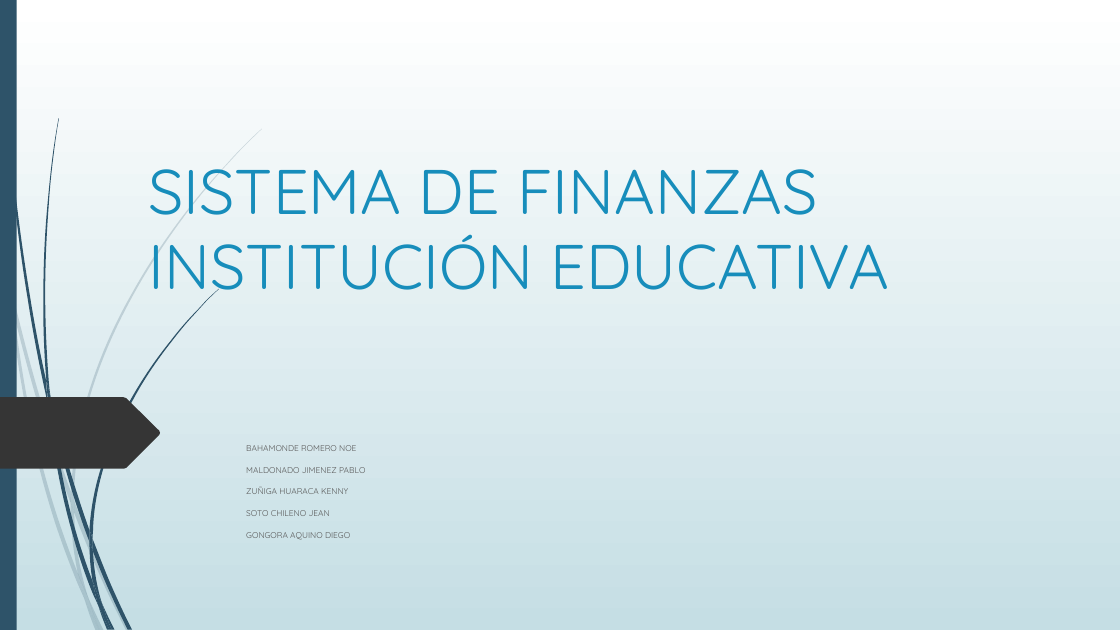
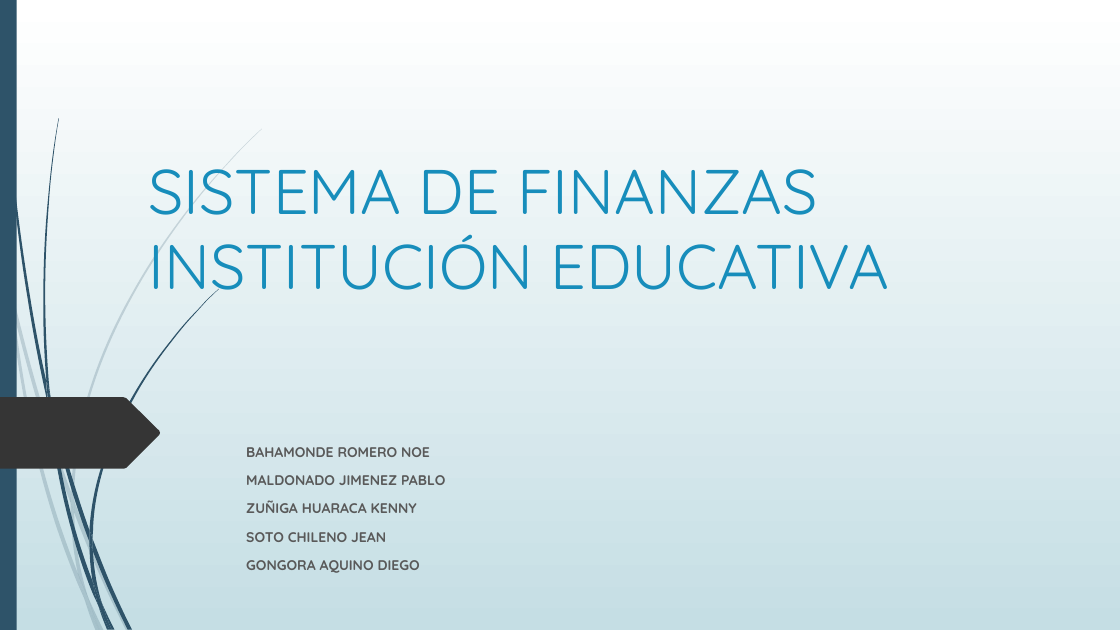
Before and after one commit to gcoronelc/UCV_GESTION-DATOS-II_2017-2, a slide deck: slide 1 of GDI-II-Etapa02/GRUPO03/PPT GRUPAL COLEGIO.pptx. Drawn at 1120x630 pixels with LibreOffice and Linux fonts; fonts in the diff are those of the drawing. Boxes give left, top, right and bottom in pixels: in the first picture for what was removed or moved away, otherwise in the second. Text is boxed around its words. In the diff, an @@ line names an element or a change of style, - is before the commit and + after.

```diff
--- a/GDI-II-Etapa02/GRUPO03/PPT GRUPAL COLEGIO.pptx
+++ b/GDI-II-Etapa02/GRUPO03/PPT GRUPAL COLEGIO.pptx
@@ subtitle "BAHAMONDE ROMERO NOE" at bbox=[246, 447, 445, 573]: size 7.2 to 12 pt, bold on @@
```
Also in this commit, not shown: 2 other files.
